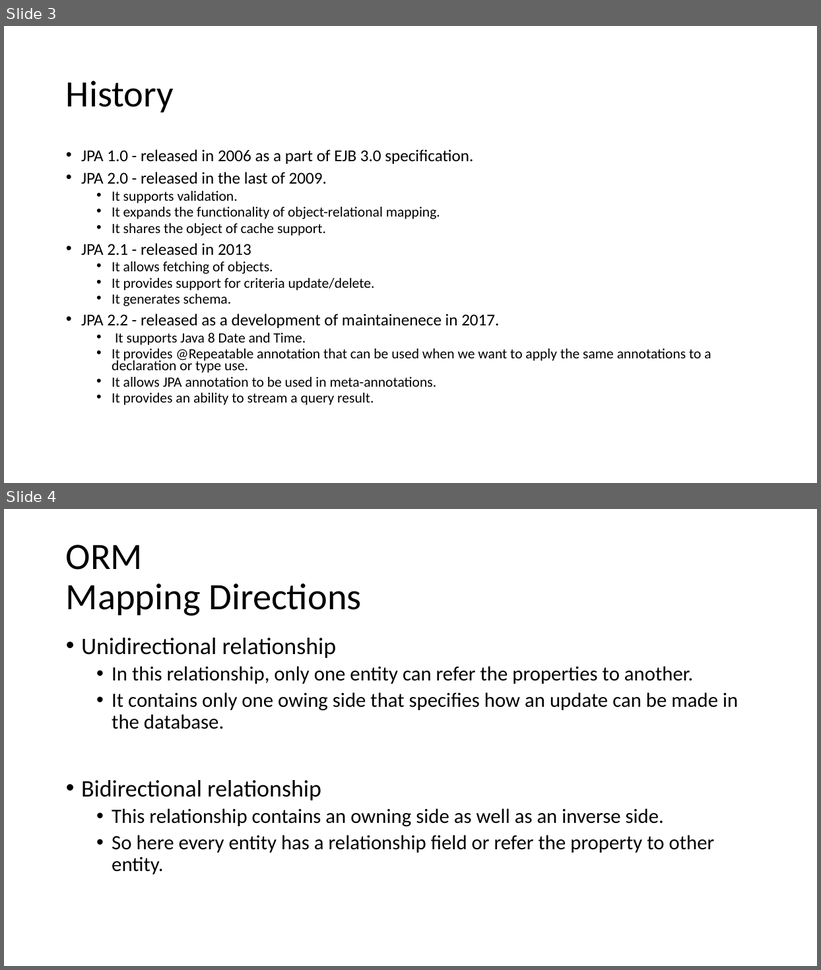
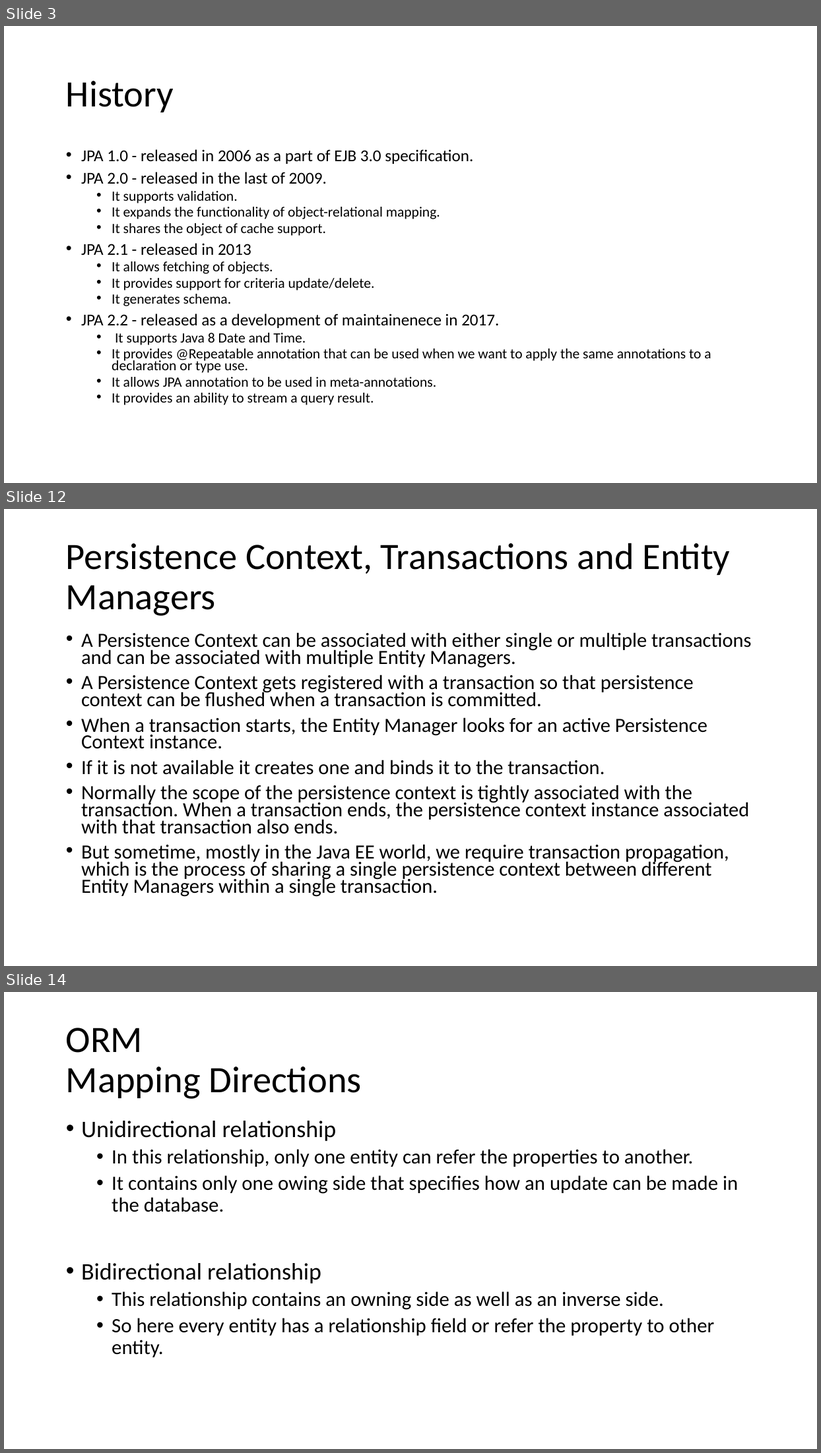
Before and after one commit to lawren43/mytest-repo, a slide deck: test-springmvc/doc/20181018-Spring JPA.pptx. Shown one above the other, each under a label of ours: slides 3 and 4 before the commit, slides 3, 12 and 14 after it; the slides between them are not shown. The pictures are 821x970 and 821x1453 pixels, drawn with LibreOffice and Linux fonts; fonts in the diff are those of the drawing. Boxes give left, top, right and bottom in pixels: in the first picture for what was removed or moved away, otherwise in the second. Text is boxed around its words. In the diff, an @@ line names an element or a change of style, - is before the commit and + after.

```diff
--- a/test-springmvc/doc/20181018-Spring JPA.pptx
+++ b/test-springmvc/doc/20181018-Spring JPA.pptx
@@ slide 12 added at (4, 509, 817, 966), background #FFFFFF @@
@@ title added at (66, 543, 731, 616), 44 pt, text #000000 @@
+Persistence Context, Transactions and Entity Managers
@@ text added at (81, 632, 751, 897), 23.8 pt, text #000000 @@
+• A Persistence Context can be associated with either single or multiple transactions and can be associated with multiple Entity Managers.
+• A Persistence Context gets registered with a transaction so that persistence context can be flushed when a transaction is committed.
+• When a transaction starts, the Entity Manager looks for an active Persistence Context instance.
+• If it is not available it creates one and binds it to the transaction.
+• Normally the scope of the persistence context is tightly associated with the transaction. When a transaction ends, the persistence context instance associated with that transaction also ends.
+• But sometime, mostly in the Java EE world, we require transaction propagation, which is the process of sharing a single persistence context between different Entity Managers within a single transaction.
@@ what was slide 4 is now slide 14 @@
```
Also in this commit, not shown: 2 slides changed, 13 other slides added, 1 slide removed, 3 other files.
